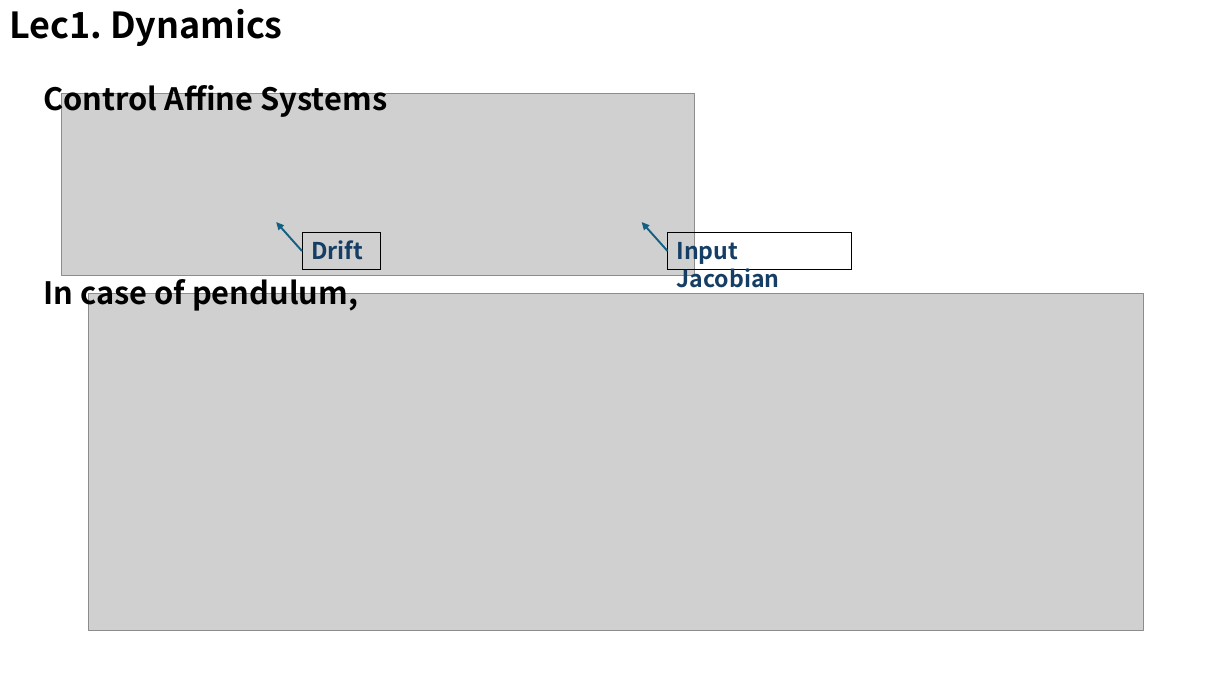
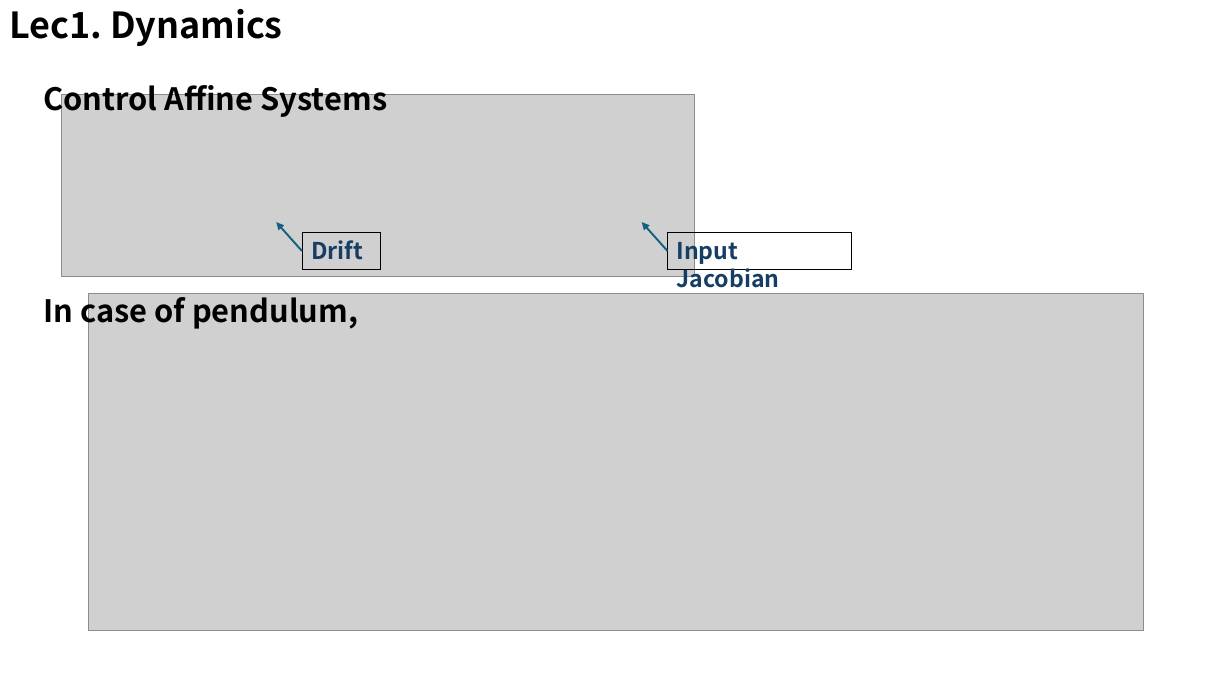
Before and after one commit to kimsooyoung/rl_oc_python, a slide deck: slide 4 of lecture_contents/presentation_1.pptx (slide 3 before the commit). Drawn at 1232x693 pixels with LibreOffice and Linux fonts; fonts in the diff are those of the drawing; grey boxes stand for pictures. Boxes give left, top, right and bottom in pixels: in the first picture for what was removed or moved away, otherwise in the second. Text is boxed around its words. In the diff, an @@ line names an element or a change of style, - is before the commit and + after.

```diff
--- a/lecture_contents/presentation_1.pptx
+++ b/lecture_contents/presentation_1.pptx
@@ text "In case of pendulum,": place and size @@
-text "In case of pendulum," at [43, 273, 358, 313]
+text "In case of pendulum," at [43, 291, 358, 331]
```
Also in this commit, not shown: 4 other slides changed, 3 slides added, 1 slide removed, 1 other file.
